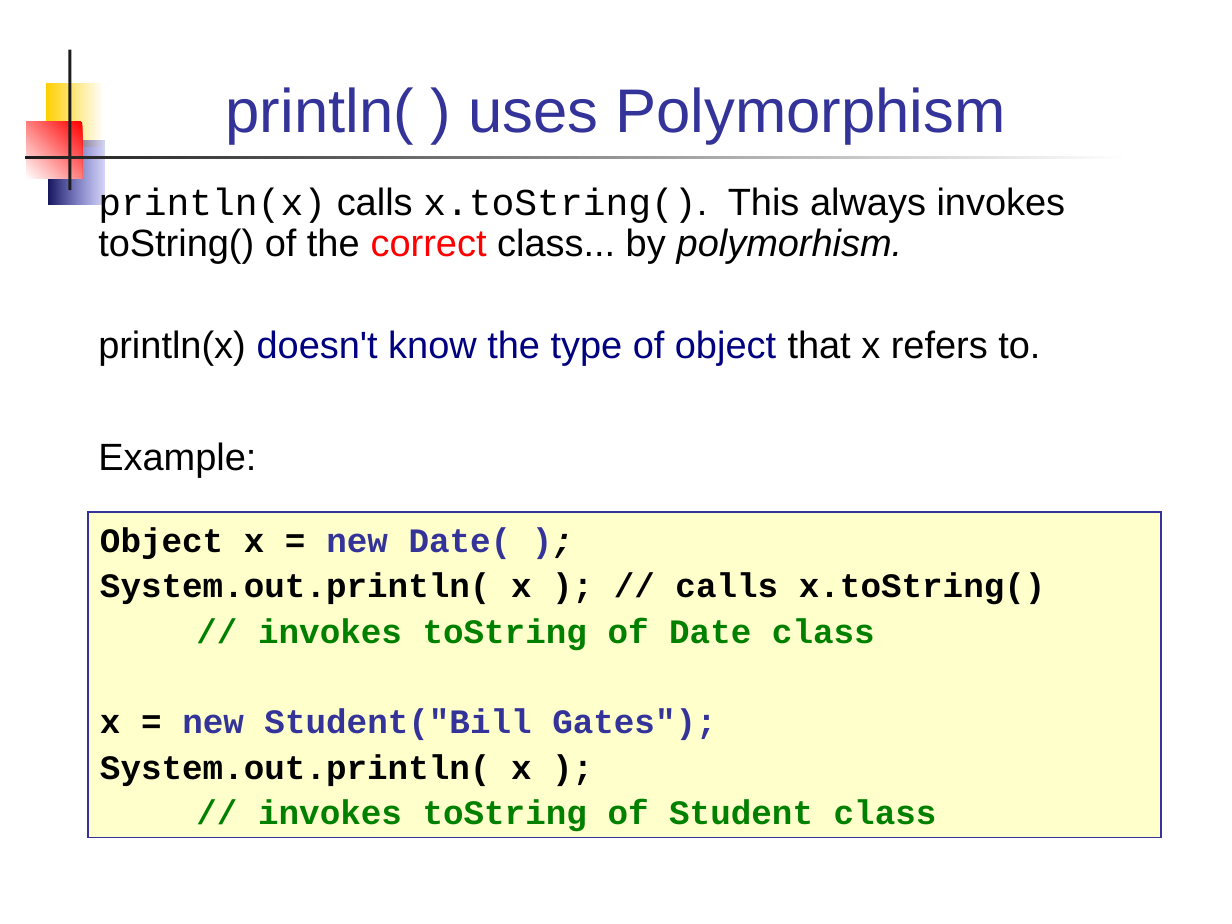
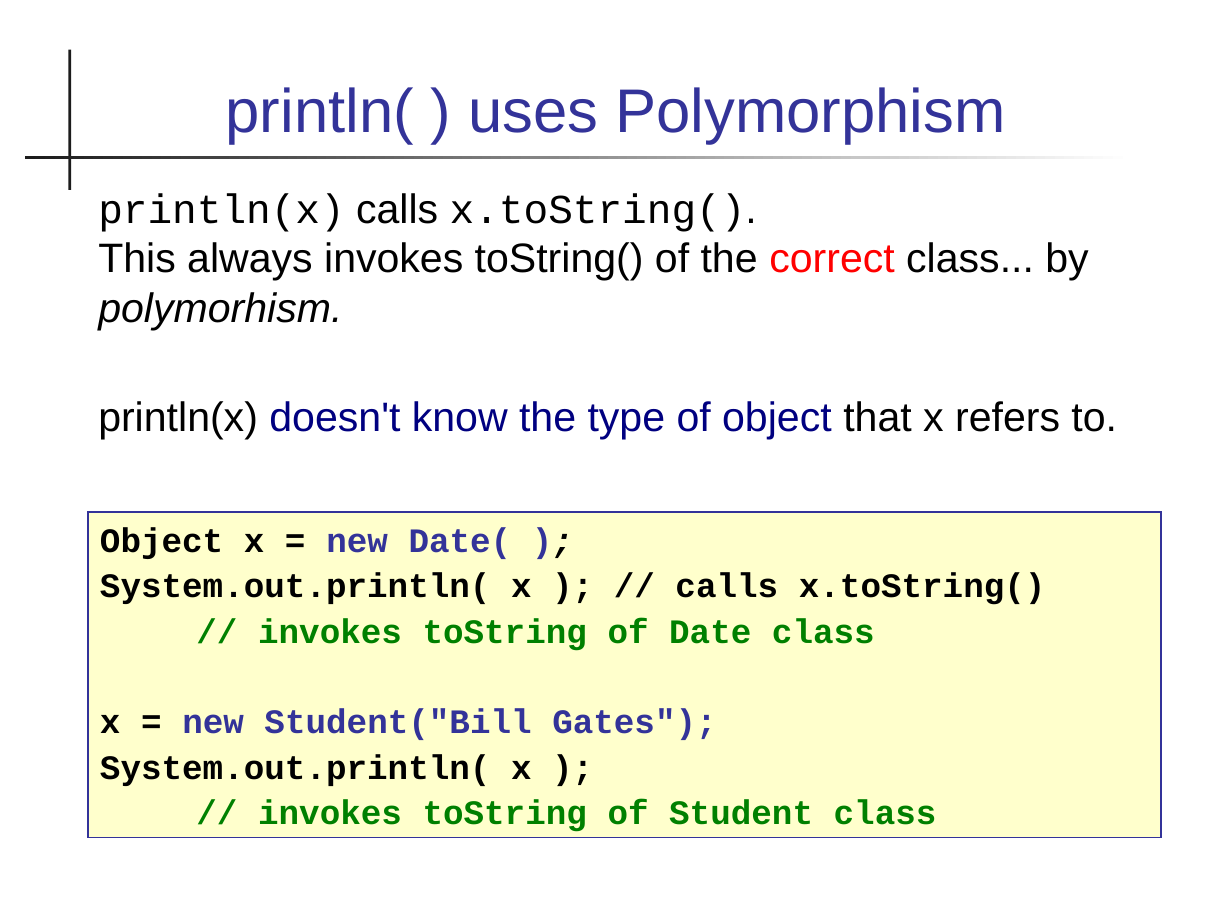
Before and after one commit to skeoop/skeoop.github.io, a slide deck: slide 5 of week2/1-Polymorphism.ppt. Drawn at 1232x924 pixels with LibreOffice and Linux fonts; fonts in the diff are those of the drawing. Boxes give left, top, right and bottom in pixels: in the first picture for what was removed or moved away, otherwise in the second. Text is boxed around its words. In the diff, an @@ line names an element or a change of style, - is before the commit and + after.

```diff
--- a/week2/1-Polymorphism.ppt
+++ b/week2/1-Polymorphism.ppt
@@ rectangle removed at (46,83,103,147) @@
@@ rectangle removed at (27,122,83,179) @@
@@ rectangle removed at (48,140,103,205) @@
@@ text "println(x) calls x.toString(). This always ..." at (98,193,1117,439): size 22.2 to 24 pt; line spacing 0.9 to 1 @@
@@ text at (98,442,256,477): paragraph removed @@
-Example:
```
Also in this commit, not shown: 30 other slides changed, 7 slides added, 1 slide removed, 5 other files.
